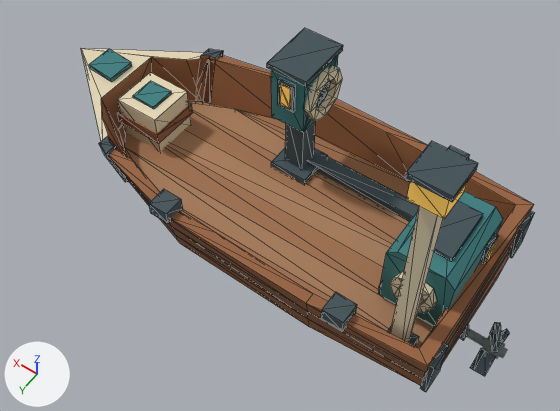
A saved change to the glTF model assets/models/boats/salvage_skiff.glb.
One viewpoint serves both versions: a 50 mm lens placed at (-1.09, 1.42, 2.23), pointed at (-0.16, 0.11, 0.18). The axes (+X, +Y, +Z) are drawn at lower left. The lights are the same throughout. The picture after the commit comes second. Mesh edges are drawn as thin lines on the coarser meshes. Where no turn or scale is listed for an object, it has been applied to the vertices. Vertices at exactly the same position are counted once.

The first picture shows 'Propeller Iron', 'Skiff Amber', 'Skiff Cream', 'Skiff Iron', 'Skiff Planks', 'Skiff Planks dark', 'Skiff Strake', 'Skiff Teal', 'Skiff Timber' and 2 more.
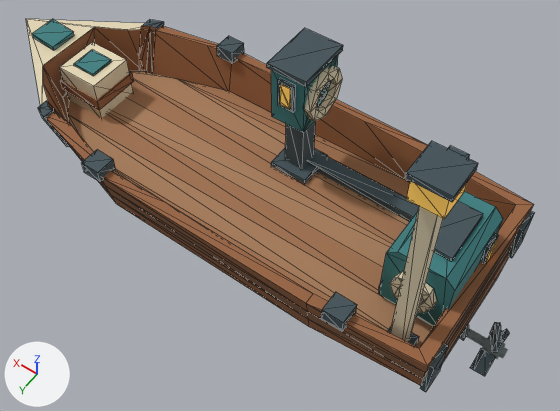
The newer file is also turned or shifted as a whole; pictures and numbers use the older file's frame.

Patch to the scene script:
```diff
--- a/assets/models/boats/salvage_skiff.glb.py
+++ b/assets/models/boats/salvage_skiff.glb.py
@@ me_hull_mesh @@
-me_hull_mesh.from_pydata(...)  # 16 vertices, 14 faces; spans x -0.85..0.45, y -0.381..0.381, z 0.085..0.15
+me_hull_mesh.from_pydata(...)  # 16 vertices, 14 faces; spans x -0.85..0.75, y -0.381..0.381, z 0.085..0.15
+# me_hull_mesh part 1
+for i in [5, 7, 10, 11]: me_hull_mesh.vertices[i].co += Vector((0.3, 0.0, 0.0))
+# other edits to the shape of me_hull_mesh do not show in these pictures
 me_hull_mesh.materials.append(mat_strake)
@@ me_bow_seam_strip_mesh @@
-me_bow_seam_strip_mesh.from_pydata(...)  # 244 vertices, 373 faces; spans x -0.87..0.85, y -0.4..0.4, z -0.14..0.9
+me_bow_seam_strip_mesh.from_pydata(...)  # 244 vertices, 373 faces; spans x -0.87..1.15, y -0.4..0.4, z -0.14..0.9
+# me_bow_seam_strip_mesh part 2: the loose piece of 30 vertices spanning x 0.43..0.47, y -0.33..0.33, z -0.05..0.25 is moved by (0.3, 0.0, 0.0)
+# me_bow_seam_strip_mesh part 3: the loose piece of 8 vertices spanning x 0.08..0.16, y -0.4..-0.33, z 0.21..0.26 is moved by (0.3, 0.0, 0.0)
+# me_bow_seam_strip_mesh part 4: the loose piece of 8 vertices spanning x 0.08..0.16, y 0.33..0.4, z 0.21..0.26 is moved by (0.3, 0.0, 0.0)
+# other edits to the shape of me_bow_seam_strip_mesh do not show in these pictures
 me_bow_seam_strip_mesh.materials.append(mat_iron)
@@ me_hull_mesh_001 @@
-me_hull_mesh_001.from_pydata(...)  # 76 vertices, 108 faces; spans x -0.85..0.62, y -0.39..0.39, z -0.07..0.257
+me_hull_mesh_001.from_pydata(...)  # 76 vertices, 108 faces; spans x -0.85..0.92, y -0.39..0.39, z -0.07..0.257
+# me_hull_mesh_001 part 5: the loose piece of 8 vertices spanning x 0.402..0.598, y -0.098..0.098, z 0.117..0.162 is moved by (0.3, 0.0, 0.0)
+# me_hull_mesh_001 part 6: the 1 vertex in x -0.287, y -0.355, z 0.213 is moved by (0.089, 0.0, 0.0)
+# me_hull_mesh_001 part 7: the 1 vertex in x -0.067, y 0.345, z 0.217 is moved by (0.209, 0.0, 0.0)
+# me_hull_mesh_001 part 8: 36 of the vertices in x 0.1..0.62, y -0.39..0.39, z -0.045..0.257 are moved by (0.3, 0.0, 0.0)
 me_hull_mesh_001.materials.append(mat_timber)
@@ me_hull_mesh_003 @@
-me_hull_mesh_003.from_pydata(...)  # 138 vertices, 247 faces; spans x -0.77..0.85, y -0.31..0.31, z 0.0..0.8
+me_hull_mesh_003.from_pydata(...)  # 138 vertices, 247 faces; spans x -0.77..1.15, y -0.31..0.31, z 0.0..0.8
+# me_hull_mesh_003 part 9: the loose piece of 26 vertices spanning x 0.45..0.85, y -0.31..0.31, z 0.0..0.28 is moved by (0.3, 0.0, 0.0)
+# me_hull_mesh_003 part 10: the loose piece of 8 vertices spanning x 0.41..0.59, y -0.09..0.09, z 0.05..0.23 is moved by (0.3, 0.0, 0.0)
 me_hull_mesh_003.materials.append(mat_cream)
@@ me_deck_mesh @@
-me_deck_mesh.from_pydata(...)  # 28 vertices, 32 faces; spans x -0.802..0.62, y -0.25..0.25, z 0.045..0.062
+me_deck_mesh.from_pydata(...)  # 28 vertices, 32 faces; spans x -0.802..0.92, y -0.25..0.25, z 0.045..0.062
+# me_deck_mesh part 11: all 16 vertices in x 0.318..0.62, y -0.25..0.25, z 0.045..0.062 are moved by (0.3, 0.0, 0.0)
 me_deck_mesh.materials.append(mat_planks)
@@ me_deck_mesh_001 @@
-me_deck_mesh_001.from_pydata(...)  # 40 vertices, 52 faces; spans x -0.802..0.62, y -0.325..0.325, z 0.045..0.062
+me_deck_mesh_001.from_pydata(...)  # 40 vertices, 52 faces; spans x -0.802..0.92, y -0.325..0.325, z 0.045..0.062
+# me_deck_mesh_001 part 12: all 20 vertices in x 0.1..0.62, y -0.316..0.316, z 0.045..0.062 are moved by (0.3, 0.0, 0.0)
 me_deck_mesh_001.materials.append(mat_planks_dark)
@@ me_cube_007 @@
-me_cube_007.from_pydata(...)  # 62 vertices, 108 faces; spans x -1.51..0.06, y -0.26..0.16, z -0.19..0.3
+me_cube_007.from_pydata(...)  # 62 vertices, 108 faces; spans x -1.51..0.36, y -0.26..0.16, z -0.19..0.3
+# me_cube_007 part 13: the loose piece of 8 vertices spanning x -0.06..0.06, y -0.05..0.05, z -0.02..0.02 is moved by (0.3, 0.0, 0.0)
+# me_cube_007 part 14: the loose piece of 8 vertices spanning x -0.25..-0.15, y -0.05..0.05, z -0.05..-0.03 is moved by (0.3, 0.0, 0.0)
 me_cube_007.materials.append(mat_teal)
```

Changed parts and their boxes [x1, y1, x2, y2] in the pictures (560 x 411 px; the box of a moved part takes in the faces that stretch with it):
'Skiff Timber', reshaped (13% wider, 9% taller): before [101, 55, 534, 386]; after [43, 26, 534, 386]
'Skiff Planks', reshaped (18% wider, 12% taller): before [124, 101, 434, 348]; after [67, 71, 434, 348]
'Skiff Planks dark', reshaped (18% wider, 14% taller): before [118, 110, 431, 331]; after [63, 78, 431, 331]
'Skiff Iron', reshaped (14% wider): before [99, 28, 534, 392]; after [38, 20, 534, 392]
'Skiff Cream', reshaped (15% wider, 10% taller): before [81, 48, 443, 342]; after [26, 19, 443, 342]
'Skiff Teal', reshaped (14% wider, 11% taller): before [89, 49, 503, 326]; after [32, 19, 503, 326]
'Skiff Strake', reshaped (14% wider, 15% taller): before [117, 167, 516, 379]; after [60, 135, 516, 379]
part 1 of me_hull_mesh, moved or reshaped: before [117, 167, 308, 319]; after [60, 135, 308, 319]
part 2 of me_bow_seam_strip_mesh, moved or reshaped: before [99, 49, 223, 182]; after [38, 20, 164, 147]
part 3 of me_bow_seam_strip_mesh, moved or reshaped (not visible before): after [217, 36, 244, 64]
part 4 of me_bow_seam_strip_mesh, moved or reshaped: before [149, 189, 183, 223]; after [82, 150, 116, 182]
part 5 of me_hull_mesh_001, moved or reshaped: before [118, 103, 193, 144]; after [60, 71, 134, 110]
part 6 of me_hull_mesh_001, moved or reshaped: before [327, 104, 428, 182]; after [236, 58, 428, 182]
part 7 of me_hull_mesh_001, moved or reshaped: before [171, 211, 310, 292]; after [103, 171, 310, 292]
part 8 of me_hull_mesh_001, moved or reshaped: before [101, 55, 427, 326]; after [43, 26, 425, 326]
part 9 of me_hull_mesh_003, moved or reshaped: before [81, 48, 203, 141]; after [26, 19, 145, 105]
part 10 of me_hull_mesh_003, moved or reshaped: before [118, 72, 191, 152]; after [59, 42, 133, 118]
part 13 of me_cube_007, moved or reshaped: before [89, 49, 132, 82]; after [32, 19, 74, 51]
part 14 of me_cube_007, moved or reshaped: before [133, 81, 172, 109]; after [74, 50, 112, 76]
